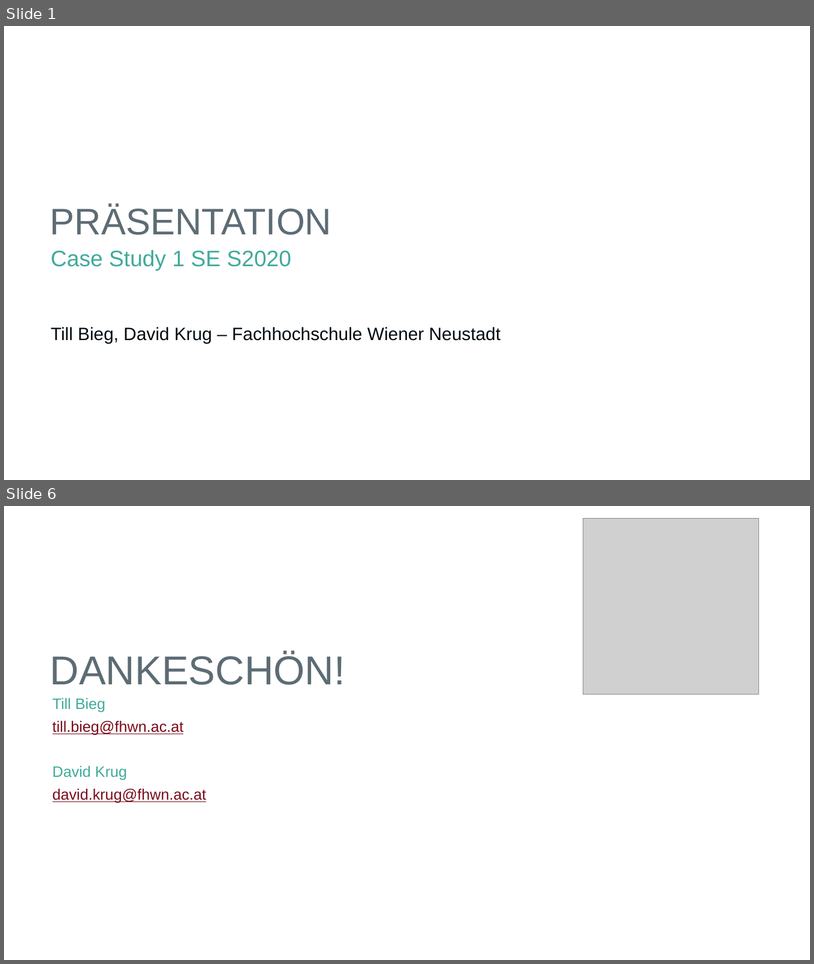
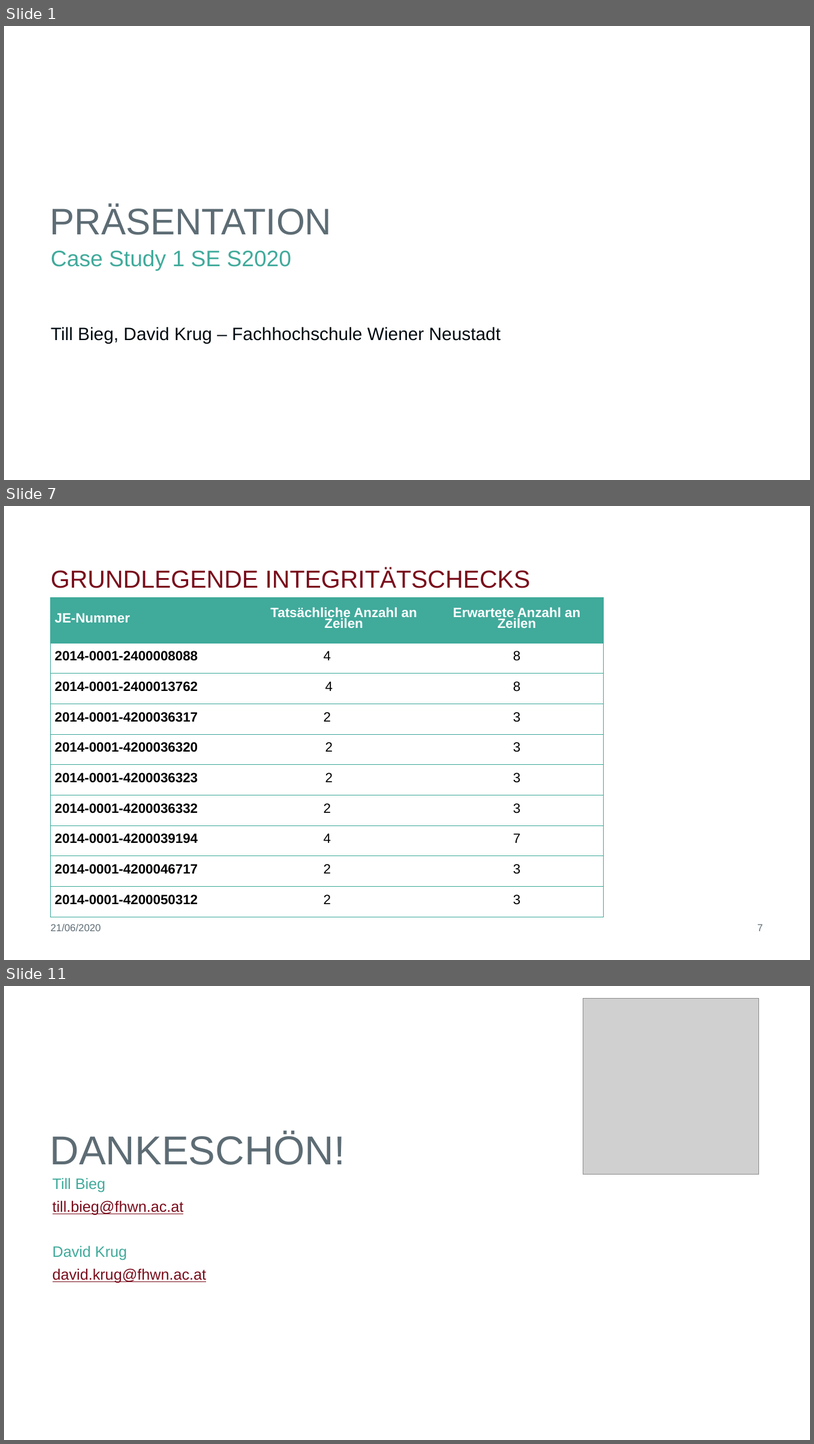
Before and after one commit to biegt/auditing_case_study, a slide deck: 04_output/Präsentation_Case_Study_1_Bieg_Krug.pptx. Shown one above the other, each under a label of ours: slides 1 and 6 before the commit, slides 1, 7 and 11 after it; the slides between them are not shown. The pictures are 814x964 and 814x1444 pixels, drawn with LibreOffice and Linux fonts; fonts in the diff are those of the drawing; grey boxes stand for pictures; background and template pictures are left out. Boxes give left, top, right and bottom in pixels: in the first picture for what was removed or moved away, otherwise in the second. Text is boxed around its words. In the diff, an @@ line names an element or a change of style, - is before the commit and + after.

```diff
--- a/04_output/Präsentation_Case_Study_1_Bieg_Krug.pptx
+++ b/04_output/Präsentation_Case_Study_1_Bieg_Krug.pptx
@@ slide 7 added at (4, 506, 810, 960), background #FFFFFF @@
@@ title added at (51, 568, 531, 588), 29.3 pt, text #790B1A @@
+GRUNDLEGENDE INTEGRITÄTSCHECKS
@@ table added at (51, 597, 603, 917), 10 rows, 3 columns @@
+JE-Nummer | Tatsächliche Anzahl an Zeilen | Erwartete Anzahl an Zeilen
+2014-0001-2400008088 | 4 | 8
+2014-0001-2400013762 | 4 | 8
+2014-0001-4200036317 | 2 | 3
+2014-0001-4200036320 | 2 | 3
+2014-0001-4200036323 | 2 | 3
+2014-0001-4200036332 | 2 | 3
+2014-0001-4200039194 | 4 | 7
+2014-0001-4200046717 | 2 | 3
+2014-0001-4200050312 | 2 | 3
@@ text added at (51, 924, 101, 931), 12 pt, text #5D6C74 @@
+21/06/2020
@@ page number added at (758, 924, 763, 931), 12 pt, text #5D6C74 @@
+7
@@ what was slide 6 is now slide 11 @@
```
Also in this commit, not shown: 1 slide changed, 7 other slides added, 3 slides removed.
